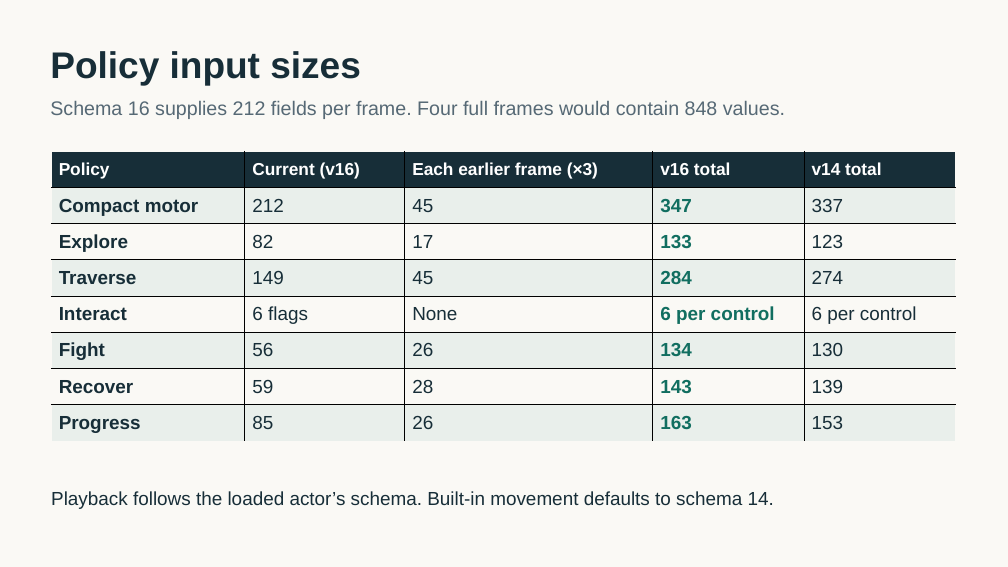
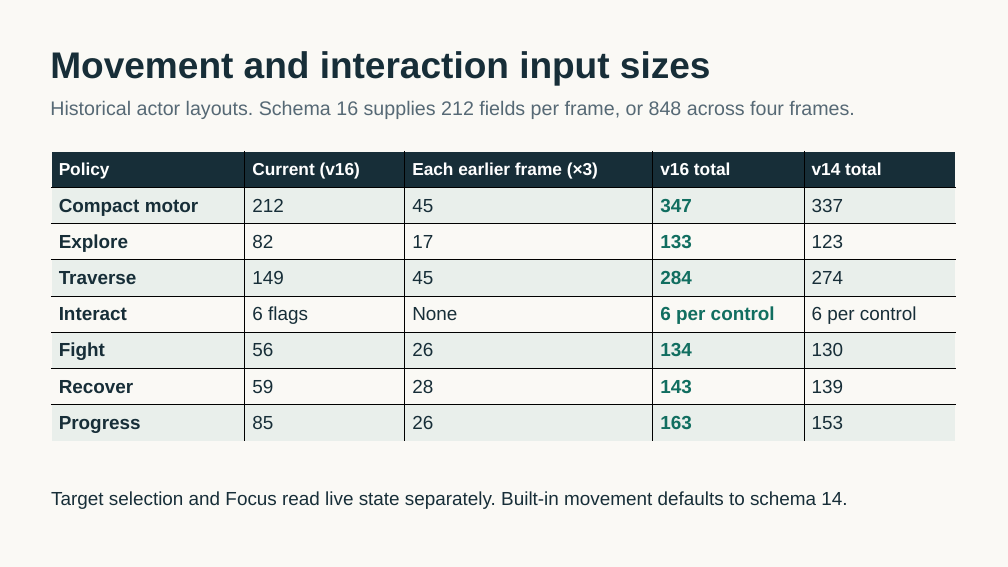
Before and after one commit to tabutyn/hollow-knight-vision, a slide deck: slide 7 of docs/playing-policies/playing-policies.pptx. Drawn at 1008x567 pixels with LibreOffice and Linux fonts; fonts in the diff are those of the drawing. Boxes give left, top, right and bottom in pixels: in the first picture for what was removed or moved away, otherwise in the second. Text is boxed around its words. In the diff, an @@ line names an element or a change of style, - is before the commit and + after.

Commit message:
Bind Gemma policy scores to live targets and verify the handoff in game

```diff
--- a/docs/playing-policies/playing-policies.pptx
+++ b/docs/playing-policies/playing-policies.pptx
@@ text at <box>50,51,711,85</box>: text changed @@
-Policy input sizes
+Movement and interaction input sizes
@@ text at <box>50,101,854,119</box>: text changed @@
-Schema 16 supplies 212 fields per frame. Four full frames would contain 848 values.
+Historical actor layouts. Schema 16 supplies 212 fields per frame, or 848 across four frames.
@@ text at <box>51,491,847,509</box>: text changed @@
-Playback follows the loaded actor’s schema. Built-in movement defaults to schema 14.
+Target selection and Focus read live state separately. Built-in movement defaults to schema 14.
```
Also in this commit, not shown: 2 other slides changed, 9 slides added, 9 slides removed, 33 other files.
